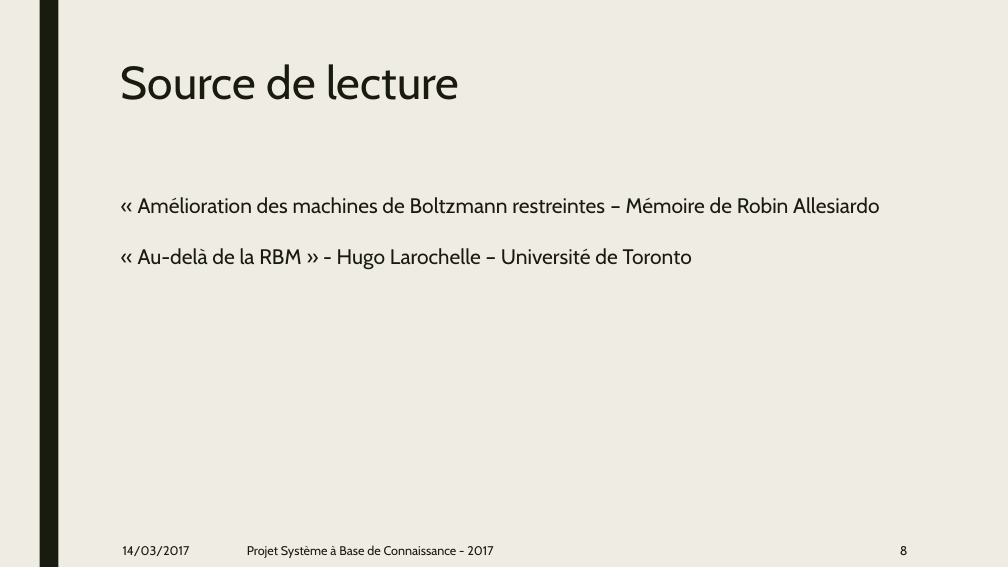
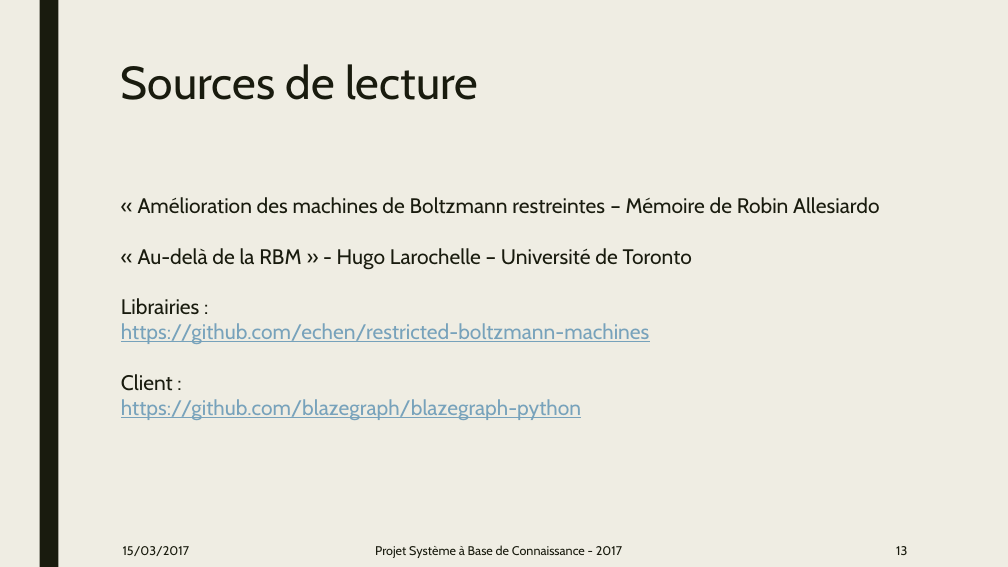
Before and after one commit to GuillaumeHaben/sbc-rbm, a slide deck: slide 12 of Projet_SBC.pptx (slide 7 before the commit). Drawn at 1008x567 pixels with LibreOffice and Linux fonts; fonts in the diff are those of the drawing. Boxes give left, top, right and bottom in pixels: in the first picture for what was removed or moved away, otherwise in the second. Text is boxed around its words. In the diff, an @@ line names an element or a change of style, - is before the commit and + after.

```diff
--- a/Projet_SBC.pptx
+++ b/Projet_SBC.pptx
@@ title at (121,64,478,100): text changed @@
-Source de lecture
+Sources de lecture
@@ text at (121,298,649,420): paragraphs added @@
+Librairies :
+https://github.com/echen/restricted-boltzmann-machines
+Client :
+https://github.com/blazegraph/blazegraph-python
@@ text "Projet Système à Base de ..." at (375,545,622,558): alignment left to centre @@
@@ text at (123,546,190,556): text changed @@
-14/03/2017
+15/03/2017
@@ page number at (896,546,907,555): text changed @@
-8
+13
```
Also in this commit, not shown: 7 other slides changed, 4 slides added, 1 other file.
